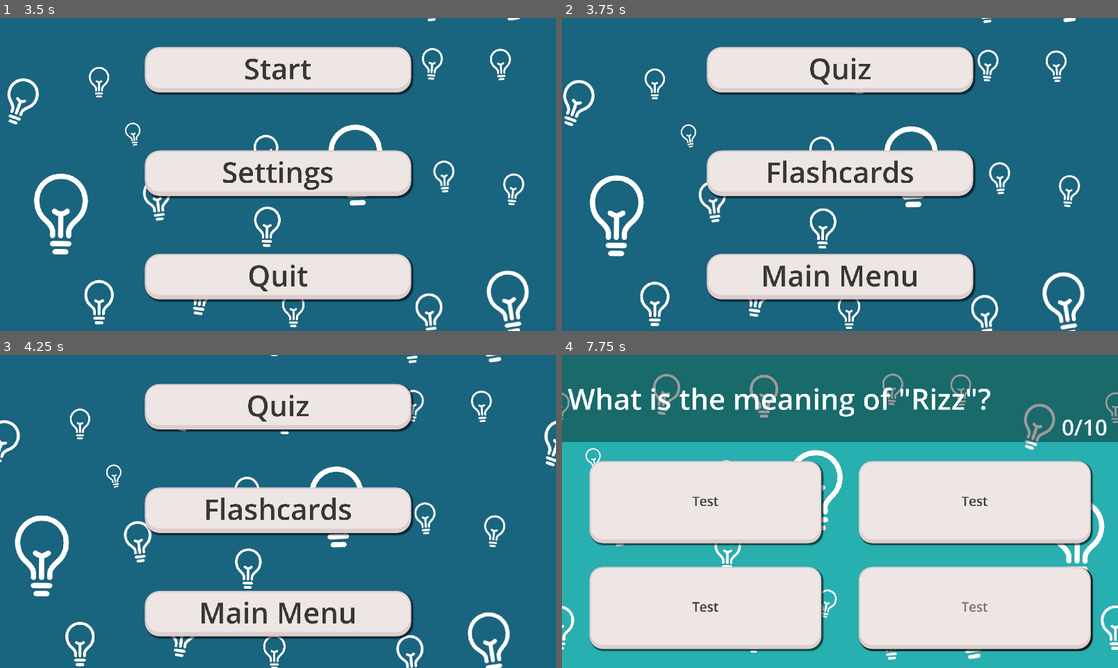
Above: before the commit, frames 1-4 (two rows, left to right).
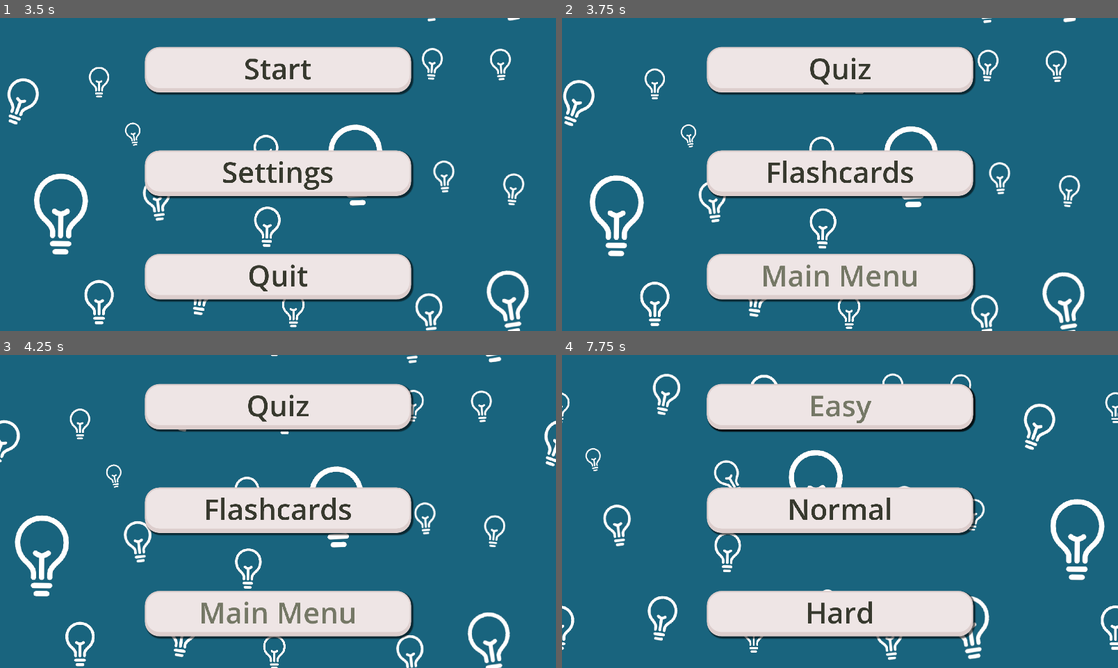
Above: after the commit, the same moments.

Repository: mosusg/brainrot-translator
Game: Godot game, scene res://scenes/menu.tscn
The game is run twice, just before and just after one commit, with the same random seed, the same clock (stepped at 60 frames per second) and the same inputs.
Inputs (mouse positions are in pixels of both pictures, inside the frame that each line leads up to):
- Up to frame 1 (3.5 s): click "Settings" at 0.5 s; click "1" at 1.25 s; click "1" at 2 s; click "Main Menu" at 2.75 s
- Up to frame 2 (3.75 s): click "Start" at 3.5 s
- Up to frame 3 (4.25 s): no input
- Up to frame 4 (7.75 s): click "Quiz" at 4.25 s; click (706, 502) at 5 s, where only the run before the commit has a clickable "Test"; click "Test" (after the commit: "Hard") at 5.75 s; click "Test" (after the commit: "Normal") at 6.5 s; click "Test" (after the commit: "Easy") at 7.25 s

Frame 1 is identical in both runs. In frame 2, 0.7% of the frame differs, in the area x 36-64%, y 78-86%; in frame 3, 0.7%; in frame 4, 69%, in the area x 0-100%, y 5-100%.
Error before the commit: Attempt to call function 'set_text' in base 'null instance' on a null instance. (res://scripts/quiz.gd:68)

Commit message:
started difficulties

Diff:
--- /dev/null
+++ b/deck_hand.tscn
@@ -0,0 +1,26 @@
+[gd_scene load_steps=2 format=3 uid="uid://85rcmbi1y45p"]
+
+[ext_resource type="PackedScene" uid="uid://voyac3omx002" path="res://scenes/hand.tscn" id="2_mnyll"]
+
+[node name="DeckHand" type="Node2D"]
+
+[node name="CanvasLayer" type="CanvasLayer" parent="."]
+
+[node name="Hand" parent="CanvasLayer" instance=ExtResource("2_mnyll")]
+position = Vector2(960, 4100)
+
+[node name="CardTest" type="Button" parent="."]
+offset_right = 64.0
+offset_bottom = 16.0
+scale = Vector2(3, 3)
+text = "Attack"
+
+[node name="CardTest2" type="Button" parent="."]
+offset_top = 93.0
+offset_right = 65.0
+offset_bottom = 124.0
+scale = Vector2(3, 3)
+text = "Defend"
+
+[connection signal="pressed" from="CardTest" to="." method="_on_card_test_pressed"]
+[connection signal="pressed" from="CardTest2" to="." method="_on_card_test_2_pressed"]
--- a/scenes/app.tscn
+++ b/scenes/app.tscn
@@ -41,11 +41,21 @@
 offset_right = 1920.0
 offset_bottom = 935.0
 
-[node name="VBoxContainer2" type="VBoxContainer" parent="CenterContainer"]
+[node name="Control" type="Control" parent="."]
+anchors_preset = 0
+offset_right = 40.0
+offset_bottom = 40.0
+
+[node name="VBoxContainer2" type="VBoxContainer" parent="Control"]
+visible = false
 layout_mode = 2
+offset_left = 500.0
+offset_top = 100.0
+offset_right = 1420.0
+offset_bottom = 971.0
 theme_override_constants/separation = 200
 
-[node name="Option 1" type="Button" parent="CenterContainer/VBoxContainer2"]
+[node name="Option 1" type="Button" parent="Control/VBoxContainer2"]
 custom_minimum_size = Vector2(920, 100)
 layout_mode = 2
 size_flags_horizontal = 4
@@ -62,7 +72,7 @@
 theme_override_styles/normal = ExtResource("2_dmsei")
 text = "Quiz"
 
-[node name="Option 2" type="Button" parent="CenterContainer/VBoxContainer2"]
+[node name="Option 2" type="Button" parent="Control/VBoxContainer2"]
 custom_minimum_size = Vector2(920, 100)
 layout_mode = 2
 size_flags_horizontal = 4
@@ -79,7 +89,7 @@
 theme_override_styles/normal = ExtResource("2_dmsei")
 text = "Flashcards"
 
-[node name="Option 3" type="Button" parent="CenterContainer/VBoxContainer2"]
+[node name="Option 3" type="Button" parent="Control/VBoxContainer2"]
 custom_minimum_size = Vector2(920, 100)
 layout_mode = 2
 size_flags_horizontal = 4
@@ -96,6 +106,64 @@
 theme_override_styles/normal = ExtResource("2_dmsei")
 text = "Main Menu"
 
-[connection signal="pressed" from="CenterContainer/VBoxContainer2/Option 1" to="." method="_on_option_1_pressed"]
-[connection signal="pressed" from="CenterContainer/VBoxContainer2/Option 2" to="." method="_on_option_2_pressed"]
-[connection signal="pressed" from="CenterContainer/VBoxContainer2/Option 3" to="." method="_on_option_3_pressed"]
+[node name="Sigmabox" type="VBoxContainer" parent="."]
+offset_left = 500.0
+offset_top = 100.0
+offset_right = 1420.0
+offset_bottom = 971.0
+theme_override_constants/separation = 200
+
+[node name="Option 1" type="Button" parent="Sigmabox"]
+custom_minimum_size = Vector2(920, 100)
+layout_mode = 2
+size_flags_horizontal = 4
+size_flags_vertical = 4
+theme_override_colors/font_hover_pressed_color = Color(0.215686, 0.223529, 0.180392, 1)
+theme_override_colors/font_hover_color = Color(0.458481, 0.471985, 0.398646, 1)
+theme_override_colors/font_color = Color(0.215686, 0.223529, 0.180392, 1)
+theme_override_colors/font_focus_color = Color(0.215686, 0.223529, 0.180392, 1)
+theme_override_colors/font_pressed_color = Color(0.215686, 0.223529, 0.180392, 1)
+theme_override_font_sizes/font_size = 100
+theme_override_styles/focus = ExtResource("2_dmsei")
+theme_override_styles/hover = ExtResource("2_dmsei")
+theme_override_styles/pressed = ExtResource("3_cl6f3")
+theme_override_styles/normal = ExtResource("2_dmsei")
+text = "Easy"
+
+[node name="Option 2" type="Button" parent="Sigmabox"]
+custom_minimum_size = Vector2(920, 100)
+layout_mode = 2
+size_flags_horizontal = 4
+size_flags_vertical = 4
+theme_override_colors/font_hover_pressed_color = Color(0.215686, 0.223529, 0.180392, 1)
+theme_override_colors/font_hover_color = Color(0.458481, 0.471985, 0.398646, 1)
+theme_override_colors/font_color = Color(0.215686, 0.223529, 0.180392, 1)
+theme_override_colors/font_focus_color = Color(0.215686, 0.223529, 0.180392, 1)
+theme_override_colors/font_pressed_color = Color(0.215686, 0.223529, 0.180392, 1)
+theme_override_font_sizes/font_size = 100
+theme_override_styles/focus = ExtResource("2_dmsei")
+theme_override_styles/hover = ExtResource("2_dmsei")
+theme_override_styles/pressed = ExtResource("3_cl6f3")
+theme_override_styles/normal = ExtResource("2_dmsei")
+text = "Normal"
+
+[node name="Option 3" type="Button" parent="Sigmabox"]
+custom_minimum_size = Vector2(920, 100)
+layout_mode = 2
+size_flags_horizontal = 4
+size_flags_vertical = 4
+theme_override_colors/font_hover_pressed_color = Color(0.215686, 0.223529, 0.180392, 1)
+theme_override_colors/font_hover_color = Color(0.458481, 0.471985, 0.398646, 1)
+theme_override_colors/font_color = Color(0.215686, 0.223529, 0.180392, 1)
+theme_override_colors/font_focus_color = Color(0.215686, 0.223529, 0.180392, 1)
+theme_override_colors/font_pressed_color = Color(0.215686, 0.223529, 0.180392, 1)
+theme_override_font_sizes/font_size = 100
+theme_override_styles/focus = ExtResource("2_dmsei")
+theme_override_styles/hover = ExtResource("2_dmsei")
+theme_override_styles/pressed = ExtResource("3_cl6f3")
+theme_override_styles/normal = ExtResource("2_dmsei")
+text = "Hard"
+
+[connection signal="pressed" from="Control/VBoxContainer2/Option 1" to="." method="_on_option_1_pressed"]
+[connection signal="pressed" from="Control/VBoxContainer2/Option 2" to="." method="_on_option_2_pressed"]
+[connection signal="pressed" from="Control/VBoxContainer2/Option 3" to="." method="_on_option_3_pressed"]
--- a/scenes/quiz.tscn
+++ b/scenes/quiz.tscn
@@ -30,6 +30,7 @@
 [node name="TextureRect" type="TextureRect" parent="ColorRect"]
 texture_repeat = 2
 material = SubResource("ShaderMaterial_3bubg")
+layout_mode = 0
 offset_right = 1920.0
 offset_bottom = 1080.0
 texture = ExtResource("2_2fkxq")
--- a/scripts/app.gd
+++ b/scripts/app.gd
@@ -1,7 +1,18 @@
 extends Control
 
+@onready var decisionButtons = $"Control/VBoxContainer2"
+@onready var difficultyButtons = $Sigmabox
+
+func _ready() -> void:
+	decisionButtons.visible = true
+	difficultyButtons.visible = false
+
 func _on_option_1_pressed() -> void:
-	get_tree().change_scene_to_file("res://scenes/quiz.tscn")
+	decisionButtons.visible = false
+	difficultyButtons.visible = true
+
+
+	#get_tree().change_scene_to_file("res://scenes/quiz.tscn")
 
 func _on_option_2_pressed() -> void:
 	pass
--- a/scripts/brainrotWords.gd
+++ b/scripts/brainrotWords.gd
@@ -3,7 +3,6 @@
 var globalQuizDif = 1
 var easyQuizHS = 0
 var mediumQuizHS = 0
-var hardQuizHS = 0
 
 var words = {
 	"Aura" : {
--- a/scripts/quiz.gd
+++ b/scripts/quiz.gd
@@ -6,13 +6,13 @@
 var totalQuestions = 0
 var correctButton : int
 
-@onready var questionText = $questionBlud
-@onready var scoreText = $scoreBlud
+@onready var questionText = $Game/questionBlud
+@onready var scoreText = $Game/scoreBlud
 @onready var infoLord = $infoLord
-@onready var buttonOne = $"Option 1"
-@onready var buttonTwo = $"Option 2"
-@onready var buttonThree = $"Option 3"
-@onready var buttonFour = $"Option 4"
+@onready var buttonOne = $"Game/Option 1"
+@onready var buttonTwo = $"Game/Option 2"
+@onready var buttonThree = $"Game/Option 3"
+@onready var buttonFour = $"Game/Option 4"
 
 func _ready() -> void:
 	chooseWords()
